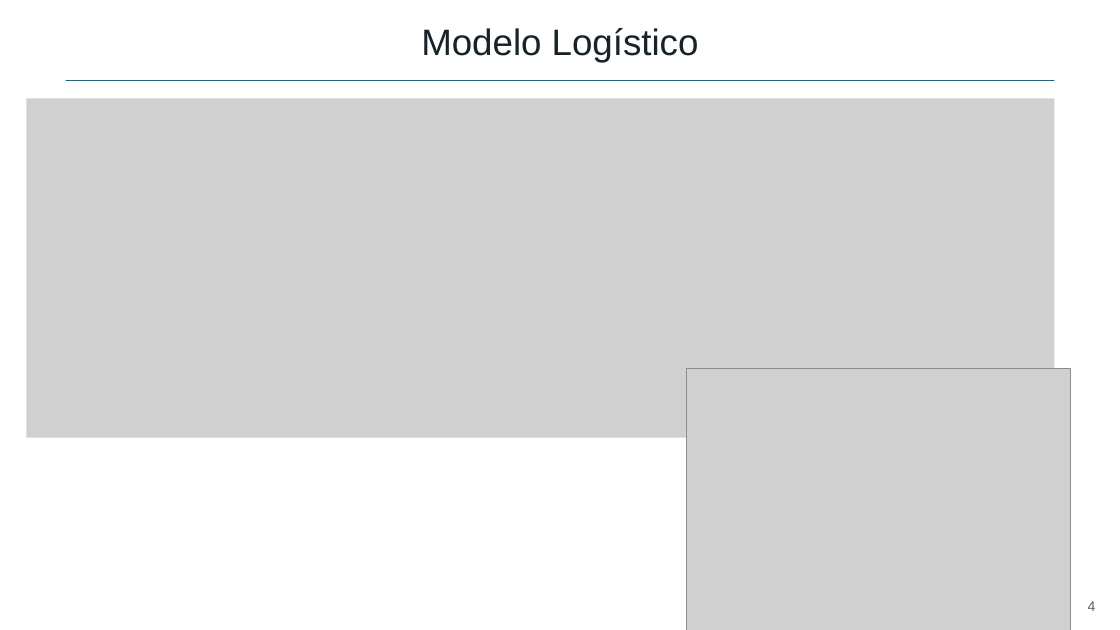
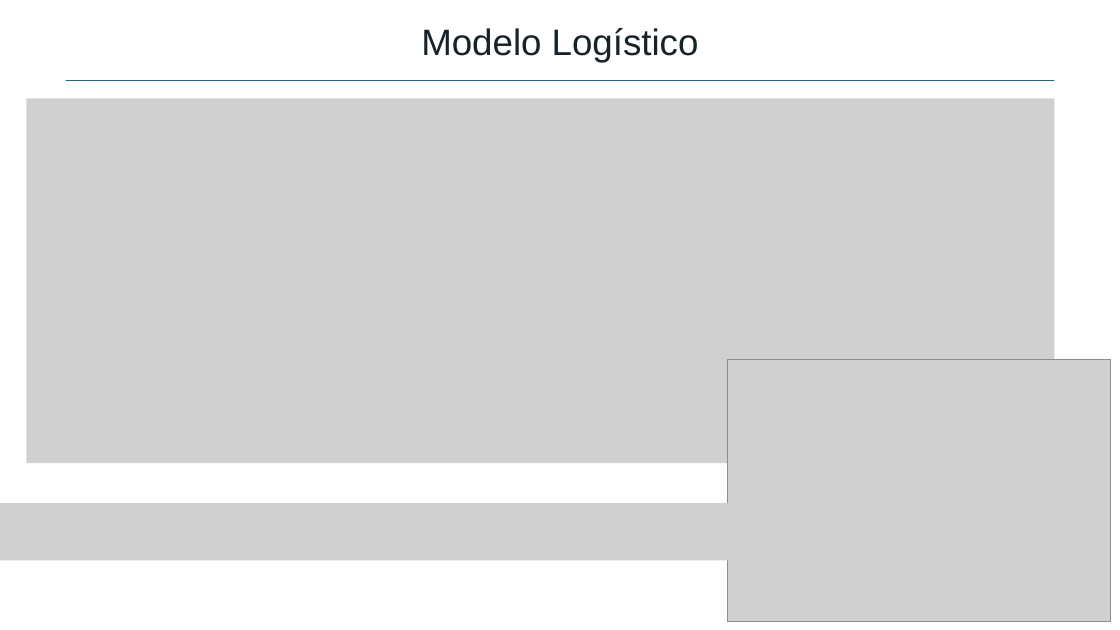
Before and after one commit to saulcanalee-art/Proyecto-Doctorado, a slide deck: slide 4 of docs/PIA_SaulSanchez.pptx. Drawn at 1120x630 pixels with LibreOffice and Linux fonts; fonts in the diff are those of the drawing; grey boxes stand for pictures. Boxes give left, top, right and bottom in pixels: in the first picture for what was removed or moved away, otherwise in the second. Text is boxed around its words. In the diff, an @@ line names an element or a change of style, - is before the commit and + after.

```diff
--- a/docs/PIA_SaulSanchez.pptx
+++ b/docs/PIA_SaulSanchez.pptx
@@ picture: place and size @@
-picture at <box>27,98,1055,438</box>
+picture at <box>27,98,1055,463</box>
@@ picture: place and size @@
-picture at <box>687,368,1070,630</box>
+picture at <box>728,360,1111,622</box>
@@ picture added at <box>0,503,804,560</box> @@
@@ text removed at <box>1088,601,1096,611</box> @@
-4
```
Also in this commit, not shown: 3 other slides changed, 3 other files.
